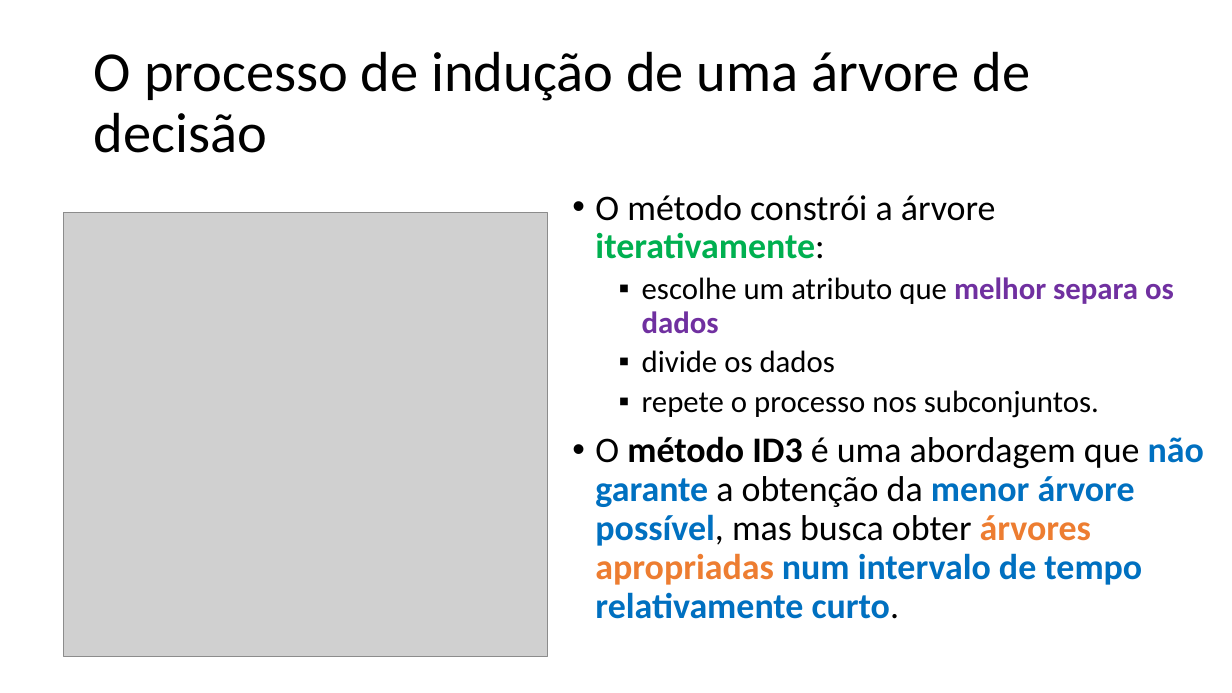
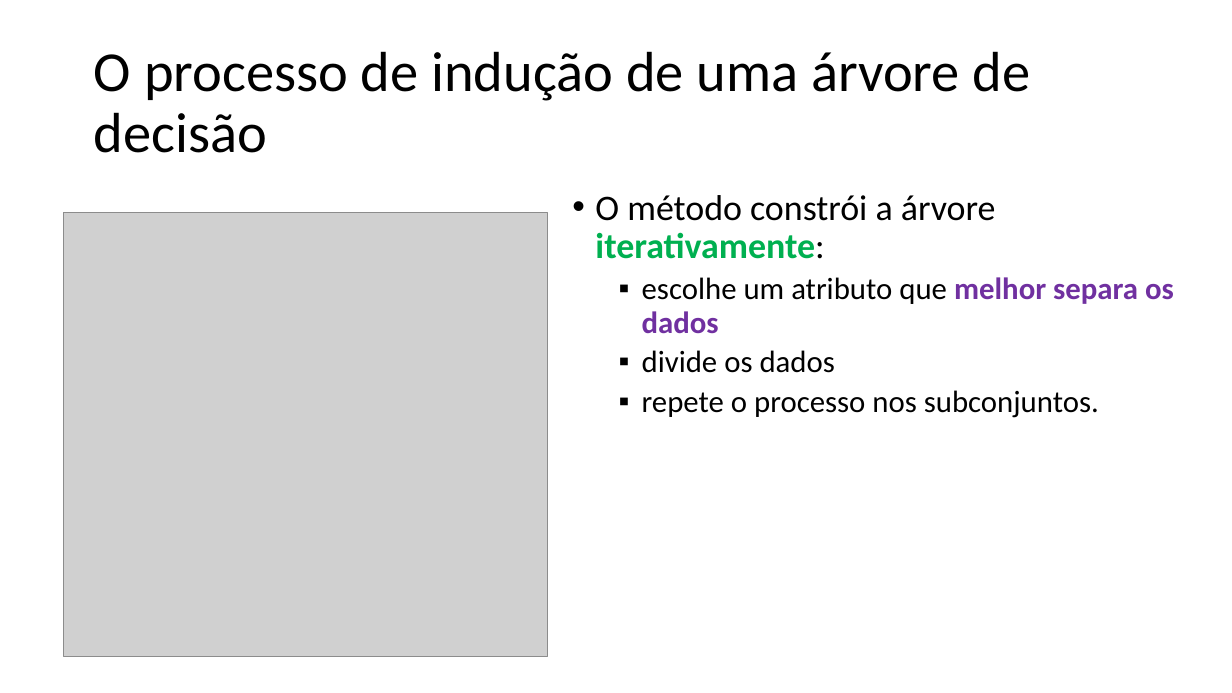
Before and after one commit to zz4fap/c24_inteligencia_artificial, a slide deck: slide 20 of slides/C24_Árvores_de_decisão.pptx (slide 21 before the commit). Drawn at 1232x693 pixels with LibreOffice and Linux fonts; fonts in the diff are those of the drawing; grey boxes stand for pictures. Boxes give left, top, right and bottom in pixels: in the first picture for what was removed or moved away, otherwise in the second. Text is boxed around its words. In the diff, an @@ line names an element or a change of style, - is before the commit and + after.

```diff
--- a/slides/C24_Árvores_de_decisão.pptx
+++ b/slides/C24_Árvores_de_decisão.pptx
@@ text at (595, 436, 1204, 619): paragraph removed @@
-• O método ID3 é uma abordagem que não garante a obtenção da menor árvore possível, mas busca obter árvores apropriadas num intervalo de tempo relativamente curto.
```
Also in this commit, not shown: 3 other slides changed, 1 slide added, 1 slide removed.
